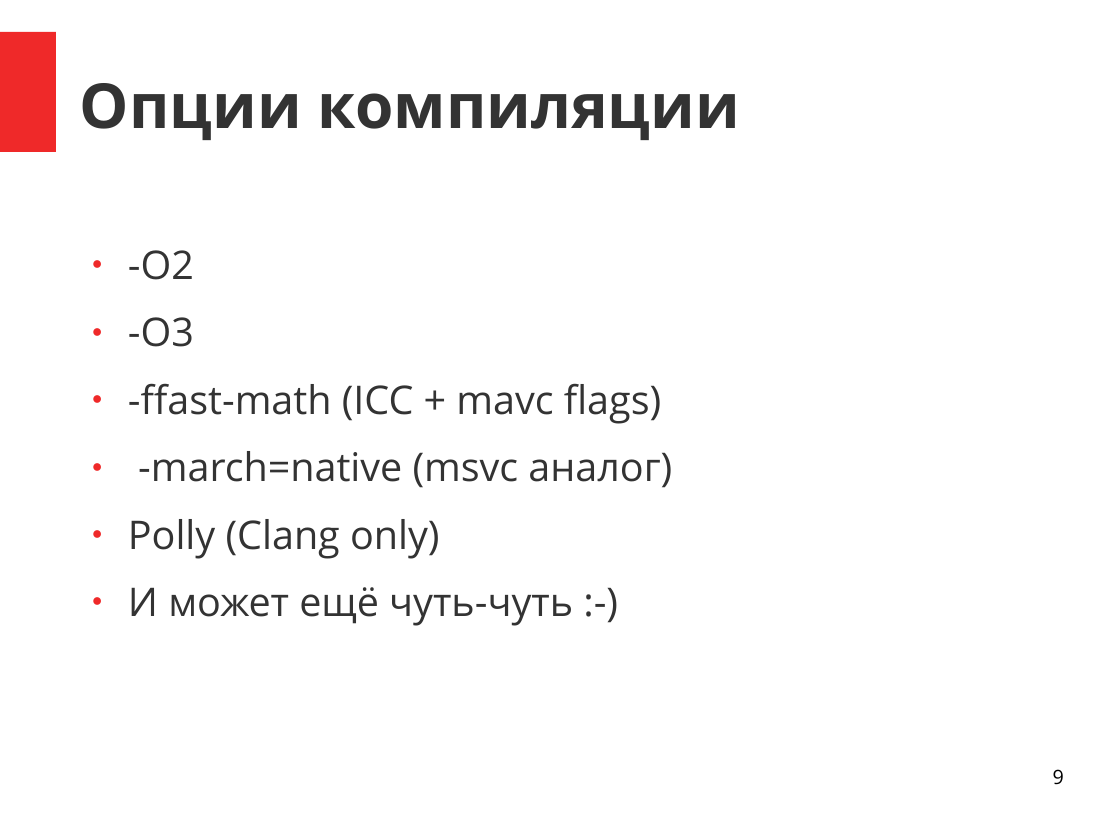
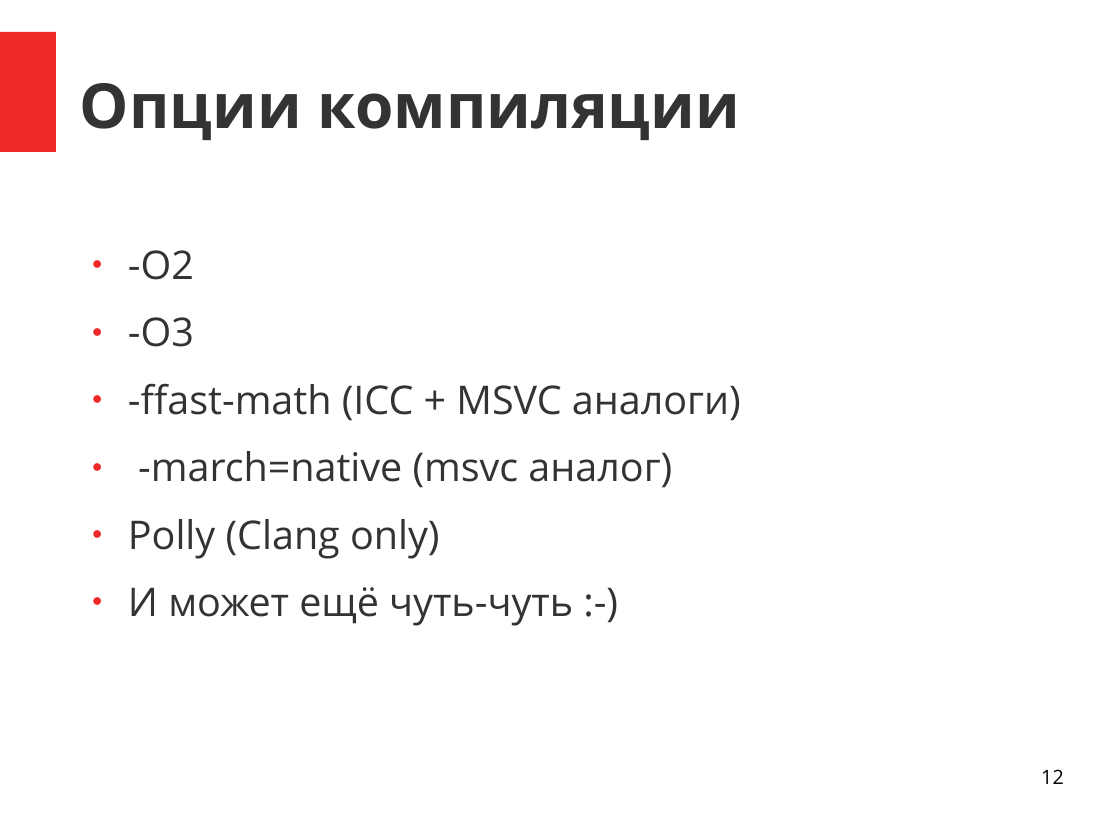
Before and after one commit to zamazan4ik/ConfsANDProps, a slide deck: slide 12 of Conferences/CppNizhniyNovg2017/Compiler benchmark.odp (slide 9 before the commit). Drawn at 1120x840 pixels with LibreOffice and Linux fonts; fonts in the diff are those of the drawing. Boxes give left, top, right and bottom in pixels: in the first picture for what was removed or moved away, otherwise in the second. Text is boxed around its words. In the diff, an @@ line names an element or a change of style, - is before the commit and + after.

```diff
--- a/Conferences/CppNizhniyNovg2017/Compiler benchmark.odp
+++ b/Conferences/CppNizhniyNovg2017/Compiler benchmark.odp
@@ text at [128, 383, 741, 421]: text changed @@
-● -ffast-math (ICC + mavc flags)
+● -ffast-math (ICC + MSVC аналоги)
@@ page number at [1041, 769, 1064, 784]: text changed @@
-9
+12
```
Also in this commit, not shown: 3 other slides changed, 20 slides added, 6 slides removed, 1 other file.
